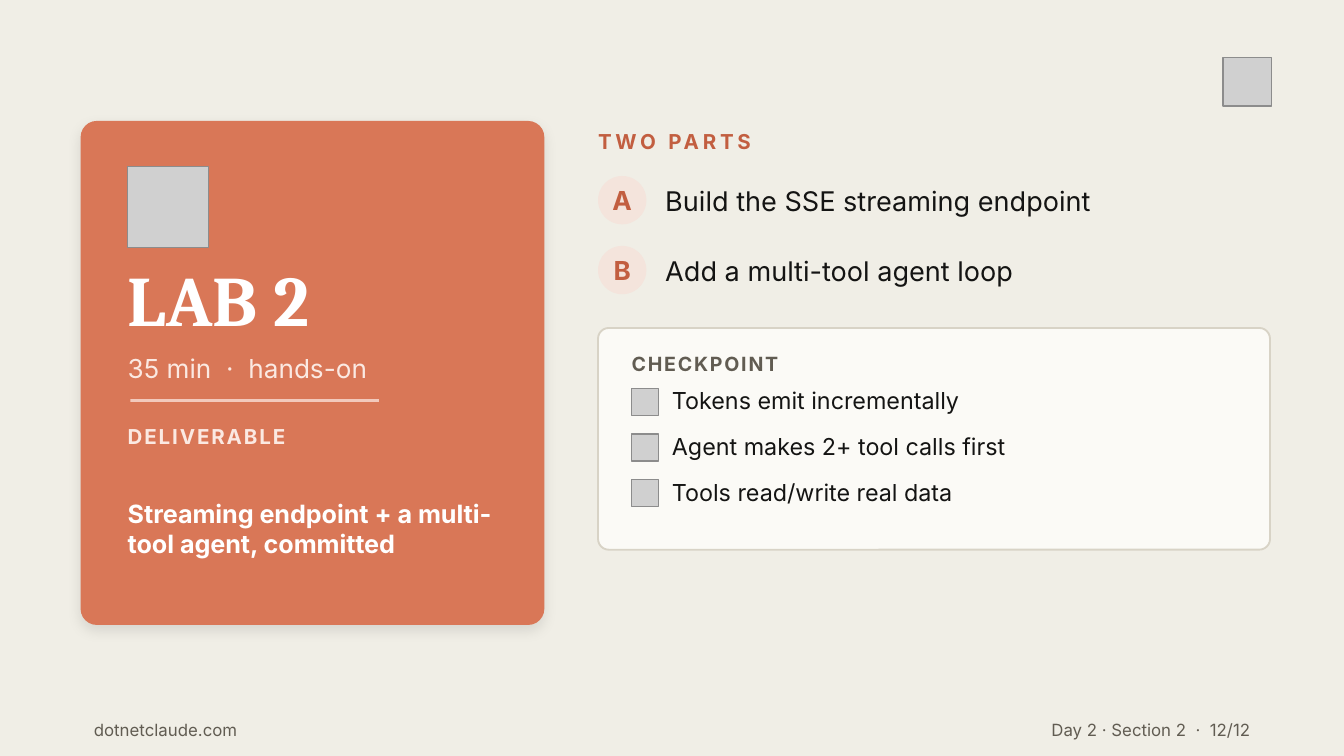
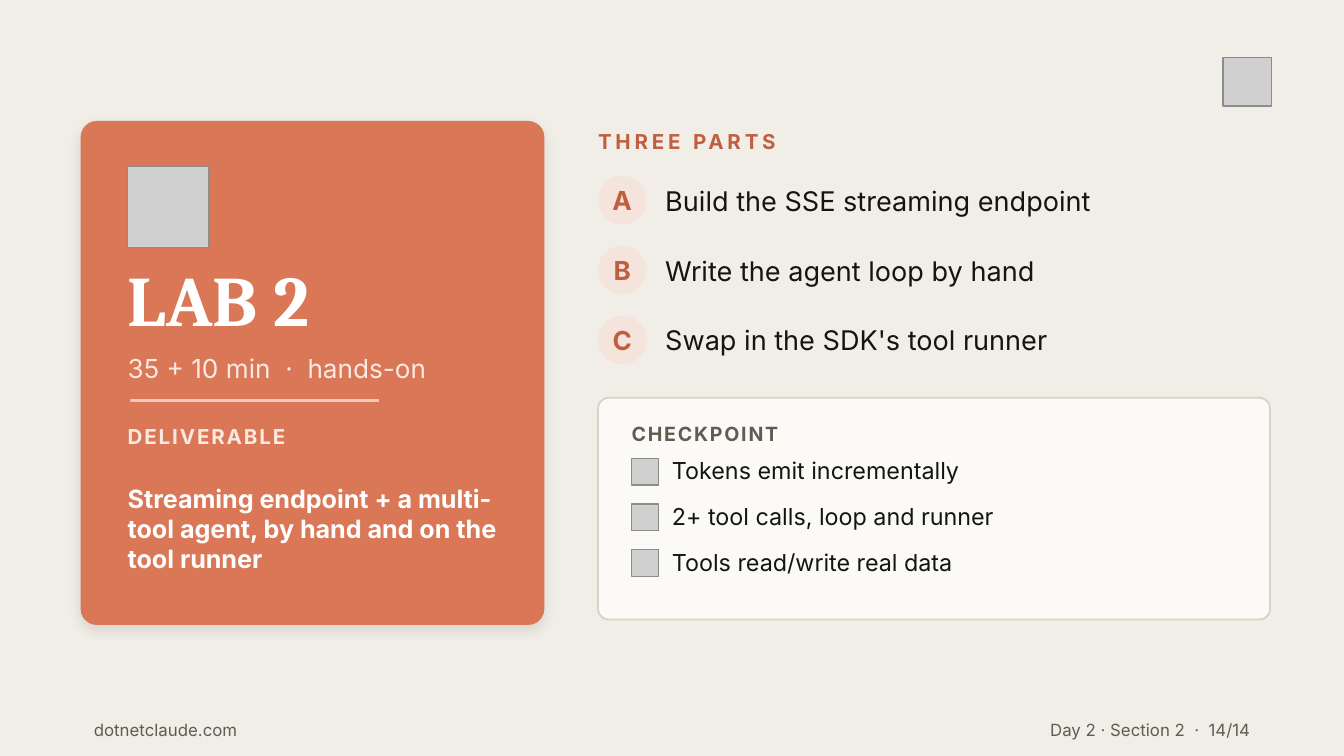
Before and after one commit to cwoodruff/dotnet-claude-workshop-content, a slide deck: slide 14 of decks/Day 2/Day2-Section2-Streaming-Tools-Thinking.pptx (slide 12 before the commit). Drawn at 1344x756 pixels with LibreOffice and Linux fonts; fonts in the diff are those of the drawing; grey boxes stand for pictures. Boxes give left, top, right and bottom in pixels: in the first picture for what was removed or moved away, otherwise in the second. Text is boxed around its words. In the diff, an @@ line names an element or a change of style, - is before the commit and + after.

```diff
--- a/decks/Day 2/Day2-Section2-Streaming-Tools-Thinking.pptx
+++ b/decks/Day 2/Day2-Section2-Streaming-Tools-Thinking.pptx
@@ text at (598, 121, 1270, 161): text changed @@
-TWO PARTS
+THREE PARTS
@@ text at (665, 260, 1035, 287): text changed @@
-Add a multi-tool agent loop
+Write the agent loop by hand
@@ ellipse added at (598, 316, 646, 364), fill #F4E4DC @@
@@ text added at (665, 329, 1047, 356), 14.5 pt, text #141413 @@
+Swap in the SDK's tool runner
@@ text at (128, 358, 427, 378): text changed @@
-35 min · hands-on
+35 + 10 min · hands-on
@@ text added at (613, 331, 632, 350), 14 pt, text #C25E40, bold @@
+C
@@ 3 pictures, 3 texts, 1 rounded rectangle: place and size @@
-3 pictures, 3 texts, 1 rounded rectangle at (598, 328, 1270, 550)
+3 pictures, 3 texts, 1 rounded rectangle at (598, 398, 1270, 620)
@@ text at (128, 488, 496, 568): text changed @@
-Streaming endpoint + a multi-tool agent, committed
+Streaming endpoint + a multi-tool agent, by hand and on the tool runner
@@ text at (672, 508, 993, 530): text changed @@
-Agent makes 2+ tool calls first
+2+ tool calls, loop and runner
@@ text at (1050, 723, 1250, 740): text changed @@
-Day 2 · Section 2 · 12/12
+Day 2 · Section 2 · 14/14
```
Also in this commit, not shown: 10 other slides changed, 2 slides added, 45 other files.
